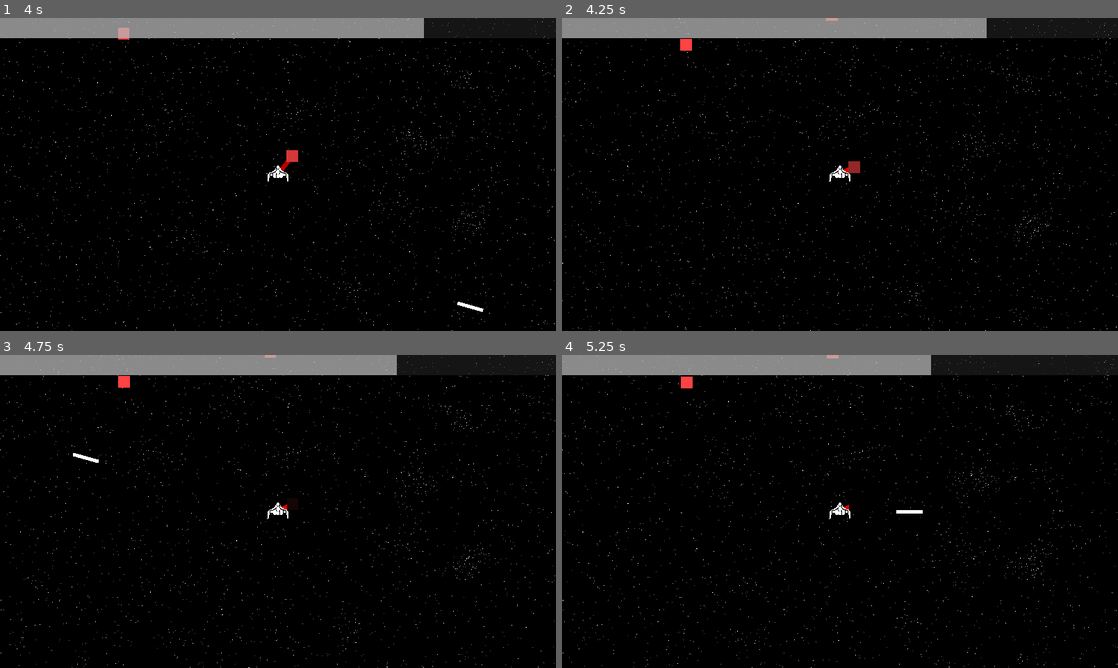
Above: before the commit, frames 1-4 (two rows, left to right).
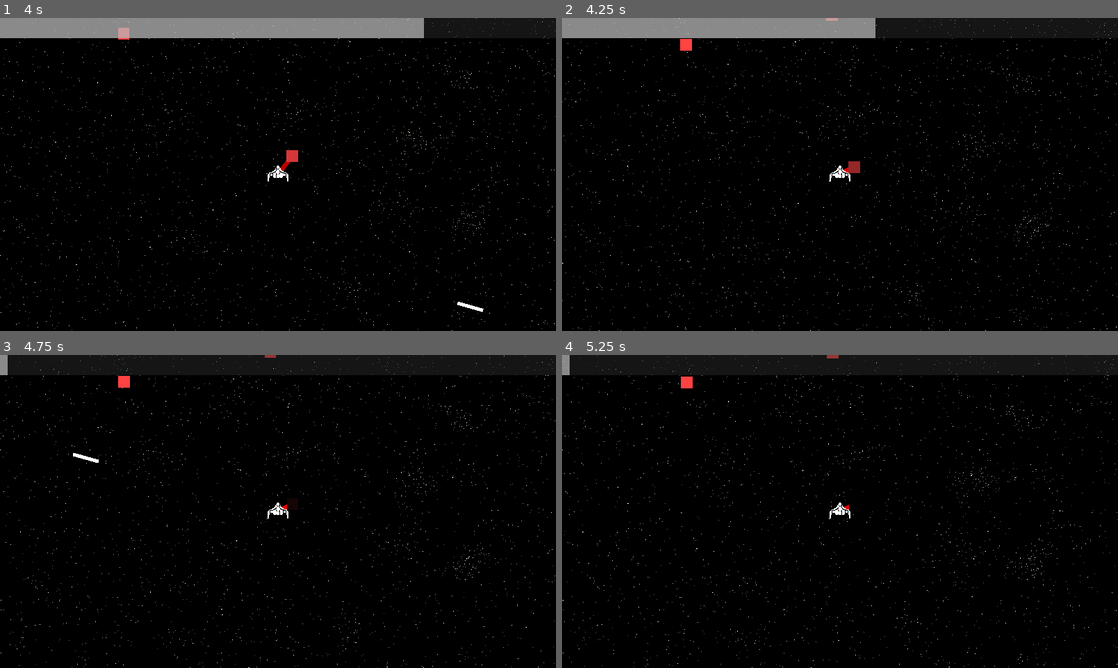
Above: after the commit, the same moments.

Repository: lajollagamesclub/project-mark
Game: Godot game, scene res://Main.tscn
Same seed, same stepped clock (60 frames per second), same inputs: the game is played once before the commit and once after it. The engine's default icon, where the game draws it, is replaced by a stand-in: a white triangle on a blue panel in a dark square.
Inputs (mouse positions are in pixels of both pictures, inside the frame that each line leads up to):
- Up to frame 1 (4 s): move the mouse to (400, 158) at 0.52 s; hold E (g_dash_right) 0.53-1.28 s; click (400, 158) at 0.6 s; move the mouse to (166, 190) at 1.27 s; hold S (g_down) 1.28-2.03 s; click (166, 190) at 1.35 s; move the mouse to (333, 105) at 2.02 s; hold E (g_dash_right) 2.03-2.78 s; click (333, 105) at 2.1 s; move the mouse to (250, 237) at 2.77 s; hold W (g_up) 2.78-3.53 s; click (250, 237) at 2.85 s; move the mouse to (444, 221) at 3.52 s; hold Q (g_dash_left) from 3.53 s (still down); click (444, 221) at 3.6 s
- Up to frame 2 (4.25 s): keep holding Q (g_dash_left)
- Up to frame 3 (4.75 s): keep holding Q (g_dash_left); move the mouse to (111, 464) at 4.27 s; click (111, 464) at 4.35 s
- Up to frame 4 (5.25 s): move the mouse to (867, 511) at 5.02 s; release Q (g_dash_left) at 5.03 s; hold S (g_down) from 5.03 s (still down); click (867, 511) at 5.1 s

Frame 1 is identical in both runs. In frame 2, 1.3% of the frame differs, in the area x 56-77%, y 0-7%; in frame 3, 4.5%, in the area x 1-72%, y 0-7%; in frame 4, 4.2%.

Commit message:
Punish player for failing to avoid asteroids

Diff:
--- a/src/PlayerTurning.gd
+++ b/src/PlayerTurning.gd
@@ -11,18 +11,20 @@
 		if tapped and not is_on_wall():
 			var asteroid_distance: float = global_position.distance_to(asteroid.global_position)/$AsteroidVisualizations/CollisionShape2D.shape.radius
 			player_state.fuel += lerp(0.0, 10.0, asteroid_distance)*delta
+	if is_on_wall():
+		player_state.fuel -= 100.0*delta
 
 func _physics_process(delta):
 	var horizontal: int = int(Input.is_action_pressed("g_right")) - int(Input.is_action_pressed("g_left"))
 	var vertical: int = int(Input.is_action_pressed("g_up")) - int(Input.is_action_pressed("g_down"))
 #	var dash: int = int(Input.is_action_just_pressed("g_dash_right")) - int(Input.is_action_just_pressed("g_dash_left"))
 
-	if Input.is_action_just_pressed("g_fire") and player_state.fuel > 0:
+	if Input.is_action_just_pressed("g_fire") and player_state.can_fire_bullet():
 		var cur_bullet = preload("res://Bullet.tscn").instance()
 		get_parent().get_node("Bullets").add_child(cur_bullet)
 		cur_bullet.global_position = global_position
 		cur_bullet.rotation = global_position.angle_to_point(get_global_mouse_position()) + PI
-		preload("res://player_state.tres").fire_bullet()
+		player_state.fire_bullet()
 
 	rotation += float(horizontal)*deg2rad(rotational_speed)*delta
 	# Vector2 move_and_slide( Vector2 linear_velocity, Vector2 floor_normal=Vector2( 0, 0 ), bool stop_on_slope=false, int max_slides=4, float floor_max_angle=0.785398, bool infinite_inertia=true )
--- a/src/player_state.gd
+++ b/src/player_state.gd
@@ -5,10 +5,13 @@
 var fuel: float = 100 setget set_fuel
 
 func set_fuel(new_fuel):
-	if new_fuel > 100:
+	if new_fuel > 100 or new_fuel < 0:
 		return
 	fuel = new_fuel
 	emit_signal("fuel_changed", fuel)
 
+func can_fire_bullet():
+	return fuel > 5
+
 func fire_bullet():
 	self.fuel -= 5
